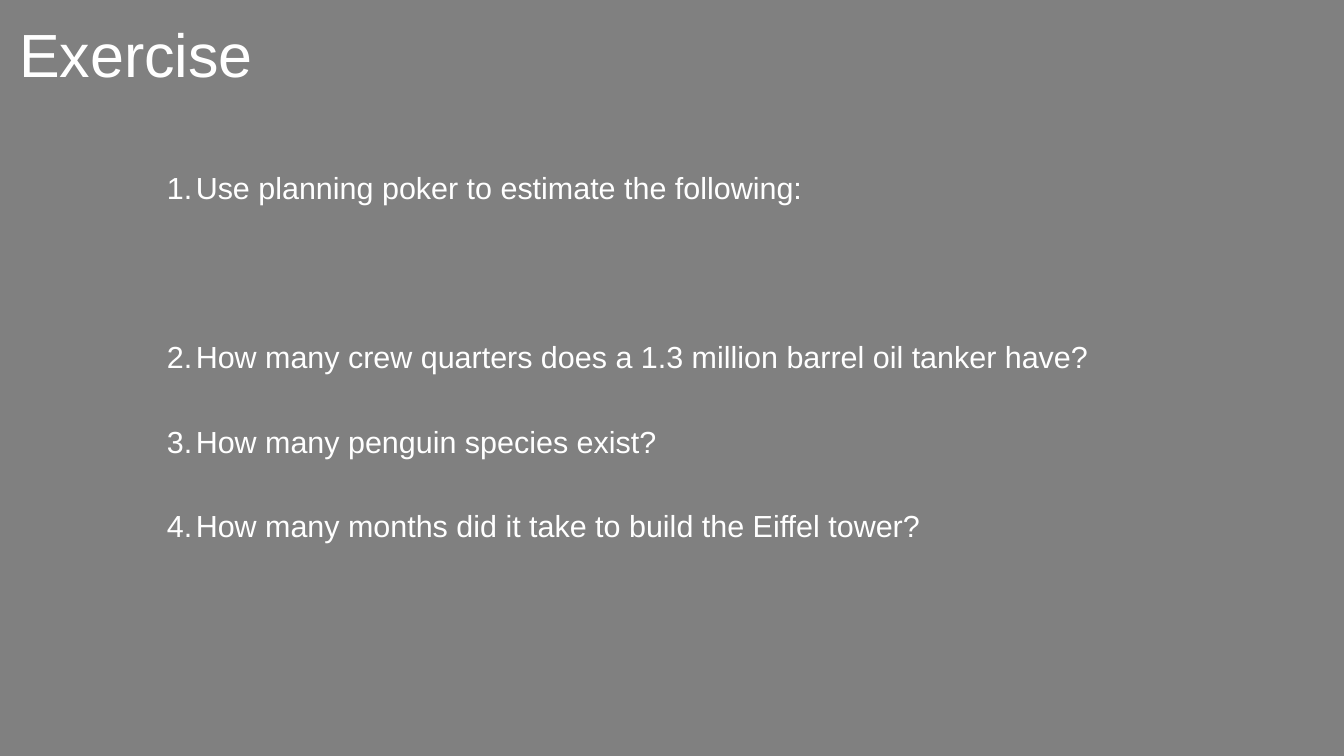
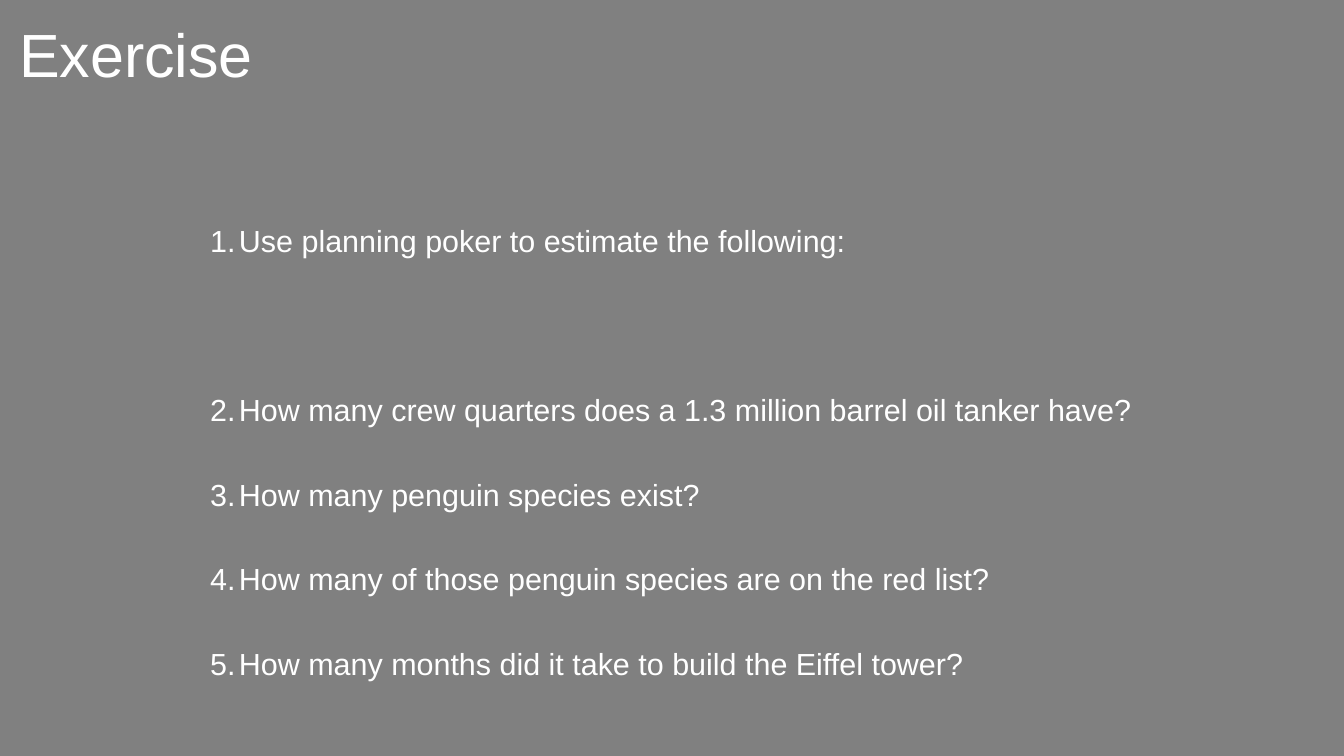
Before and after one commit to exasol/tutorials, a slide deck: slide 16 of estimating/estimating.odp. Drawn at 1344x756 pixels with LibreOffice and Linux fonts; fonts in the diff are those of the drawing; background and template pictures are left out. Boxes give left, top, right and bottom in pixels: in the first picture for what was removed or moved away, otherwise in the second. Text is boxed around its words. In the diff, an @@ line names an element or a change of style, - is before the commit and + after.

```diff
--- a/estimating/estimating.odp
+++ b/estimating/estimating.odp
@@ text "Use planning poker to estimate ...": place and size @@
-text "Use planning poker to estimate ..." at [196, 177, 1088, 543]
+text "Use planning poker to estimate ..." at [239, 230, 1131, 681]
@@ text at [239, 568, 989, 596]: paragraph added @@
+4. How many of those penguin species are on the red list?
```
Also in this commit, not shown: 3 other slides changed.
